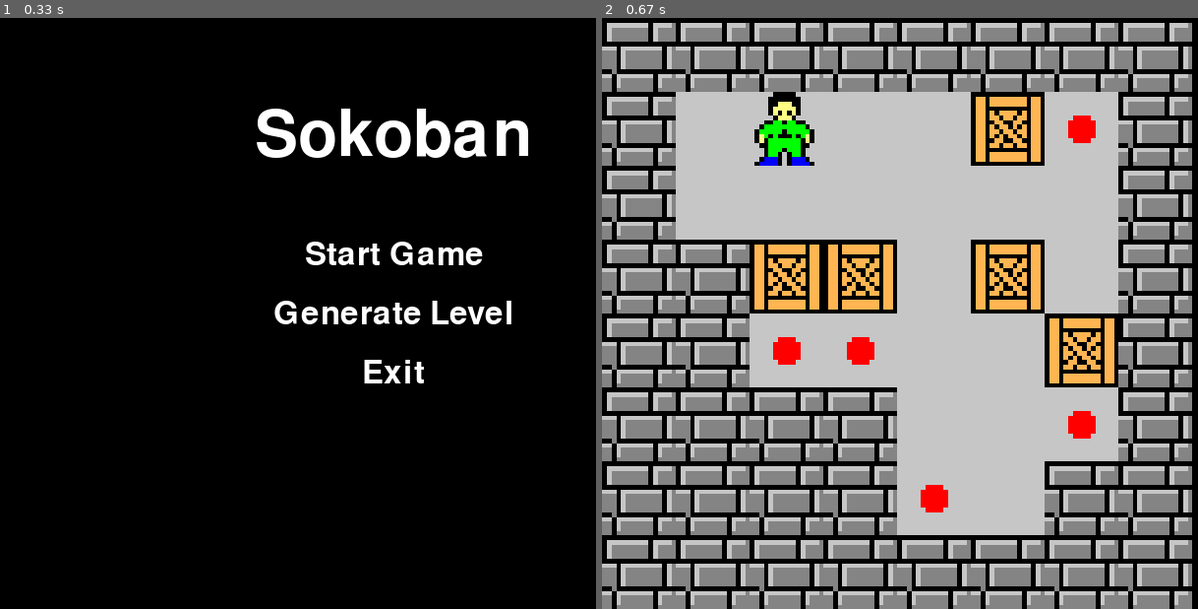
Above: before the commit, frames 1-2 (left to right).
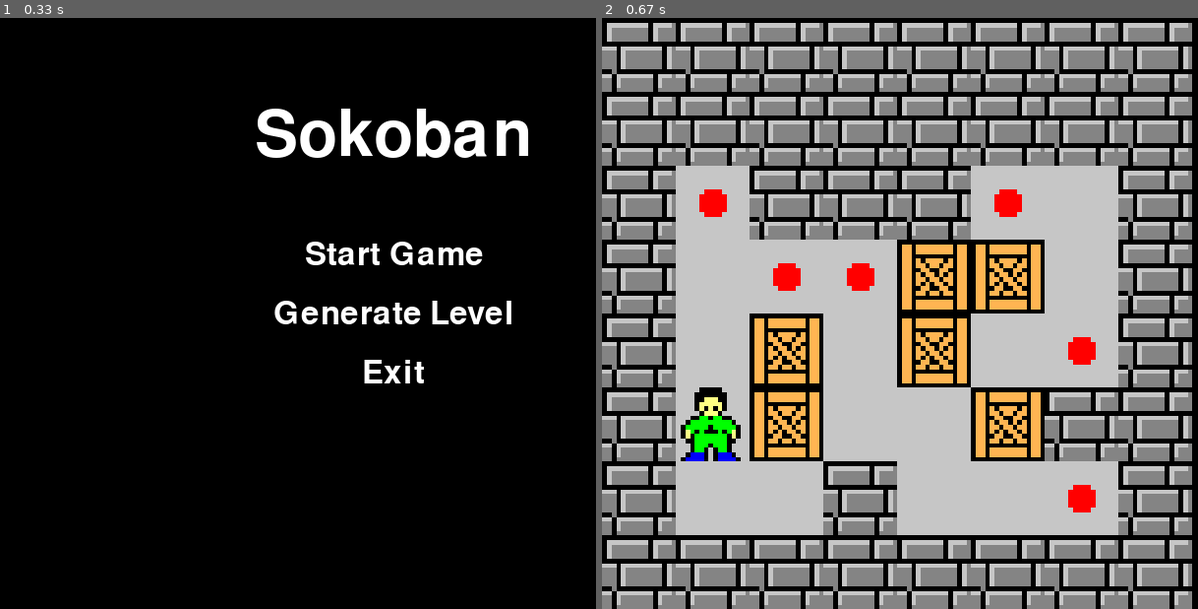
Above: after the commit, the same moments.

Repository: SunnyYYLin/pysokoban
Game: pygame game, started from main.py
Two runs of this game, one before a commit and one after it. Both use one fixed random seed, a clock stepped at 60 frames per second and the inputs below.
Inputs:
- Up to frame 1 (0.33 s): no input
- Up to frame 2 (0.67 s): click "Generate Level" at 0.38 s

Frame 1 is identical in both runs. In frame 2, 34% of the frame differs, in the area x 12-87%, y 12-88%.

Commit message:
Update generate.py

Diff:
--- a/generation/generate.py
+++ b/generation/generate.py
@@ -109,7 +109,7 @@
         #计算激励，对齐库的接口
         value = Value(map=self.map)
         reward = value.reward#-self.all_time*0.0005
-        if reward>67:
+        if reward>=85:
             print('reward')
             print(reward)
             self.show_map=Map()
@@ -250,7 +250,7 @@
                 pos = (x, y)
                 if self.map.is_box(x, y):
                     self.boxlist.append(pos)
-        if self.frozen == 1 and len(self.boxlist) > 4:#magic
+        if self.frozen == 1 and len(self.boxlist) > 5:#magic
             self.frozen = 2
             #print('generated_box')
             #print(self.map.tiles)
@@ -265,7 +265,7 @@
                 if self.map.is_box(i, j):
                     self.boxlist.append(pos)
 
-        if self.frozen == 1 and len(self.boxlist) >= 6:#magic
+        if self.frozen == 1 and len(self.boxlist) >= 7:#magic
             self.frozen = 2
             #print('generated_box')
             #print(self.map.tiles)
@@ -293,7 +293,7 @@
         self.goallist = []
 
     @property
-    def reward(self, wb=5, wc=10, wn=1, k=5) -> float:
+    def reward(self, wb=15, wc=5, wn=1, k=5) -> float:
         self.get_list(self.map)
 
         Pb = self.num_block_33(self.map)
@@ -387,7 +387,7 @@
 def generate(width=6, height=6):
     state=Generate_map(width, height)
     reward=0
-    while reward<67:
+    while reward<85:
         while not state.isTerminal():
             try:
                 action = random.choice(state.getPossibleActions())################################
